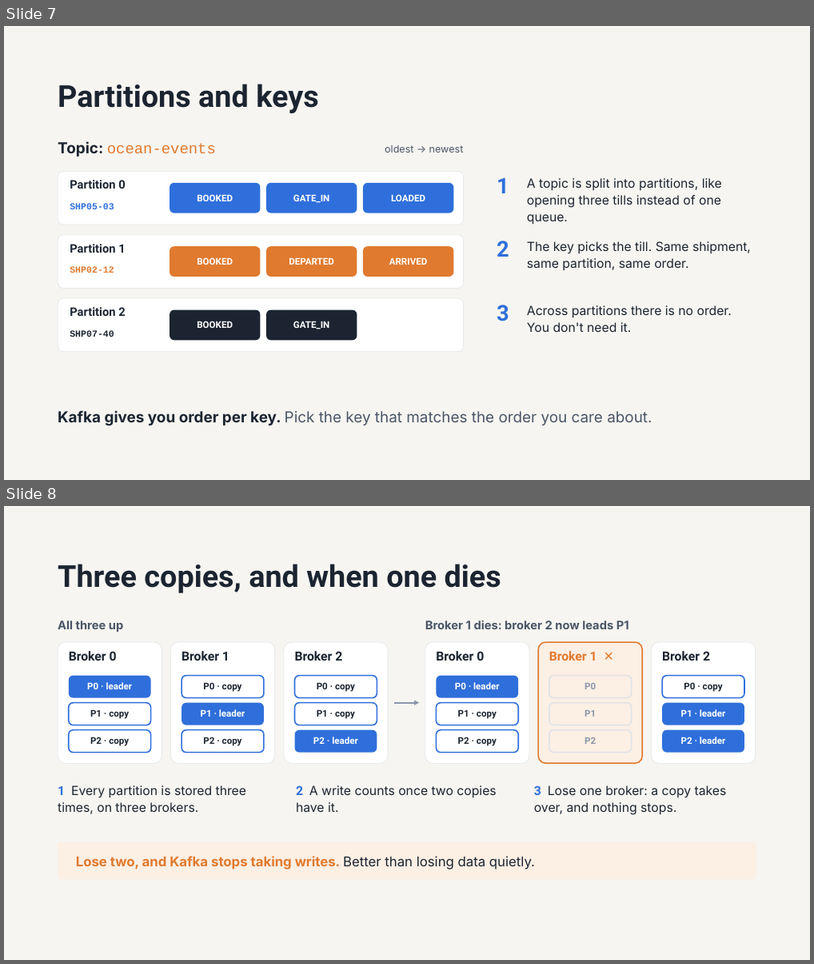
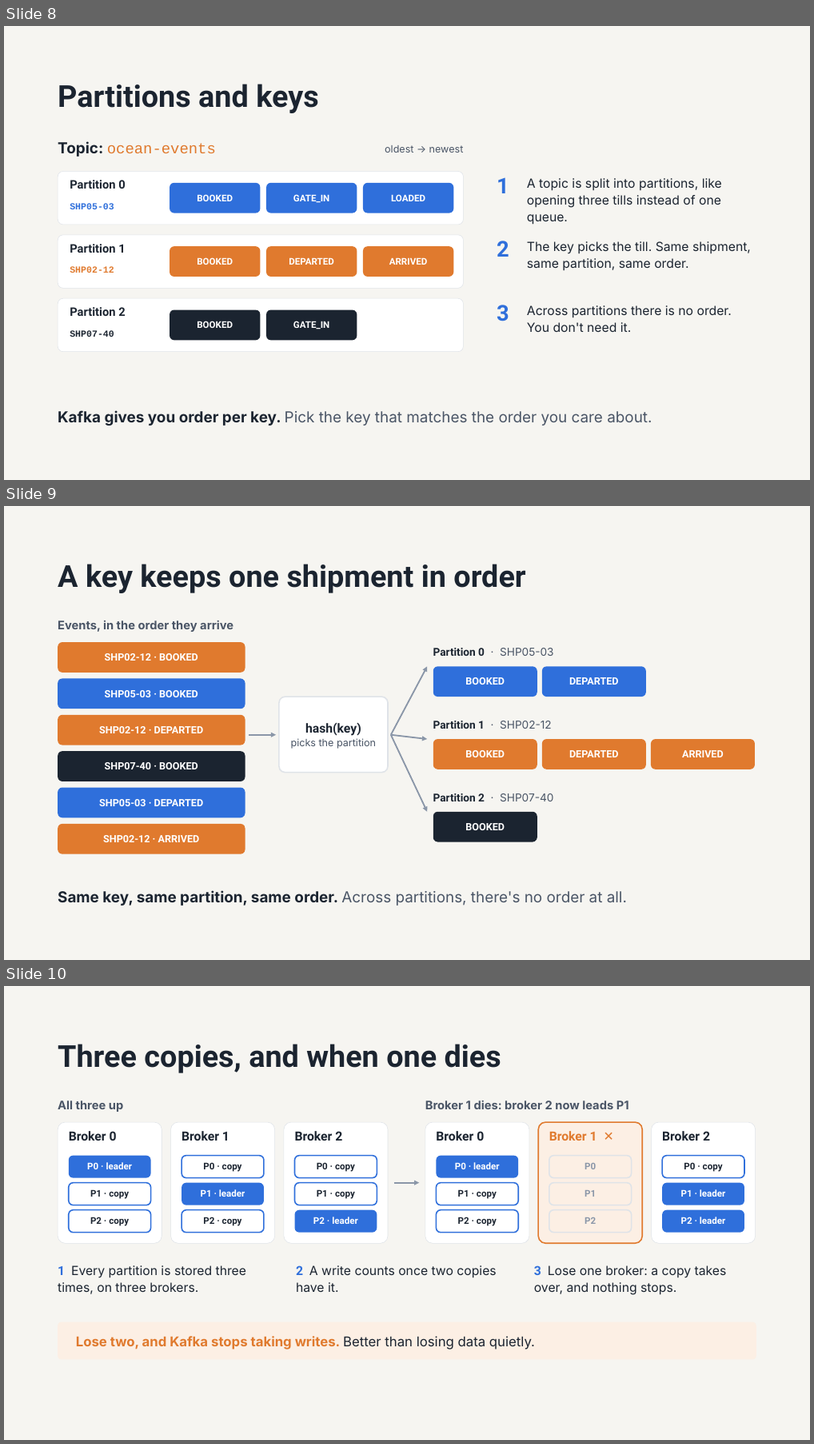
Before and after one commit to mdl-erfan/cloud-computing-srh, a slide deck: sessions/05-kafka-on-gke/slides/session-05-kafka-on-gke.pptx. Shown one above the other, each under a label of ours: slides 7 and 8 before the commit, slides 8, 9 and 10 after it. The pictures are 814x964 and 814x1444 pixels, drawn with LibreOffice and Linux fonts; fonts in the diff are those of the drawing. Boxes give left, top, right and bottom in pixels: in the first picture for what was removed or moved away, otherwise in the second. Text is boxed around its words. In the diff, an @@ line names an element or a change of style, - is before the commit and + after.

```diff
--- a/sessions/05-kafka-on-gke/slides/session-05-kafka-on-gke.pptx
+++ b/sessions/05-kafka-on-gke/slides/session-05-kafka-on-gke.pptx
@@ slide 9 added at box(4, 506, 810, 960), background #F6F5F1 @@
@@ title added at box(58, 564, 526, 593), 36 pt, text #1B2430, bold @@
+A key keeps one shipment in order
@@ text added at box(58, 620, 234, 632), 14 pt, text #4A5566, bold @@
+Events, in the order they arrive
@@ rounded rectangle added at box(58, 642, 246, 672), fill #E07A2E, 12 pt, text #FFFFFF, bold @@
+SHP02-12 · BOOKED
@@ text added at box(434, 648, 554, 656), 13 pt, text #1B2430, bold @@
+Partition 0 · SHP05-03
@@ arrow added from (391, 735) to (427, 666), #8A96A8 1.75 pt @@
@@ rounded rectangle added at box(434, 666, 538, 696), fill #2F6FDB, 12 pt, text #FFFFFF, bold @@
+BOOKED
@@ rounded rectangle added at box(542, 666, 646, 696), fill #2F6FDB, 12 pt, text #FFFFFF, bold @@
+DEPARTED
@@ rounded rectangle added at box(58, 679, 246, 708), fill #2F6FDB, 12 pt, text #FFFFFF, bold @@
+SHP05-03 · BOOKED
@@ rounded rectangle added at box(279, 696, 388, 772), fill #FFFFFF, outline #DFE3E8 1.5 pt, 12 pt, text #4A5566 @@
+hash(key)
+picks the partition
@@ rounded rectangle added at box(58, 715, 246, 745), fill #E07A2E, 12 pt, text #FFFFFF, bold @@
+SHP02-12 · DEPARTED
@@ text added at box(434, 720, 552, 728), 13 pt, text #1B2430, bold @@
+Partition 1 · SHP02-12
@@ arrow added from (249, 735) to (276, 735), #8A96A8 1.75 pt @@
@@ arrow added from (391, 735) to (427, 739), #8A96A8 1.75 pt @@
@@ arrow added from (391, 735) to (427, 812), #8A96A8 1.75 pt @@
@@ rounded rectangle added at box(434, 739, 538, 769), fill #E07A2E, 12 pt, text #FFFFFF, bold @@
+BOOKED
@@ rounded rectangle added at box(542, 739, 646, 769), fill #E07A2E, 12 pt, text #FFFFFF, bold @@
+DEPARTED
@@ rounded rectangle added at box(651, 739, 755, 769), fill #E07A2E, 12 pt, text #FFFFFF, bold @@
+ARRIVED
@@ rounded rectangle added at box(58, 751, 246, 781), fill #1B2430, 12 pt, text #FFFFFF, bold @@
+SHP07-40 · BOOKED
@@ rounded rectangle added at box(58, 788, 246, 817), fill #2F6FDB, 12 pt, text #FFFFFF, bold @@
+SHP05-03 · DEPARTED
@@ text added at box(434, 793, 554, 801), 13 pt, text #1B2430, bold @@
+Partition 2 · SHP07-40
@@ rounded rectangle added at box(434, 812, 538, 842), fill #1B2430, 12 pt, text #FFFFFF, bold @@
+BOOKED
@@ rounded rectangle added at box(58, 824, 246, 854), fill #E07A2E, 12 pt, text #FFFFFF, bold @@
+SHP02-12 · ARRIVED
@@ text added at box(58, 890, 627, 905), 18 pt, text #4A5566 @@
+Same key, same partition, same order. Across partitions, there's no order at all.
@@ what was slide 7 is now slide 8 @@
@@ what was slide 8 is now slide 10 @@
```
Also in this commit, not shown: 4 other slides added, 2 slides removed.
